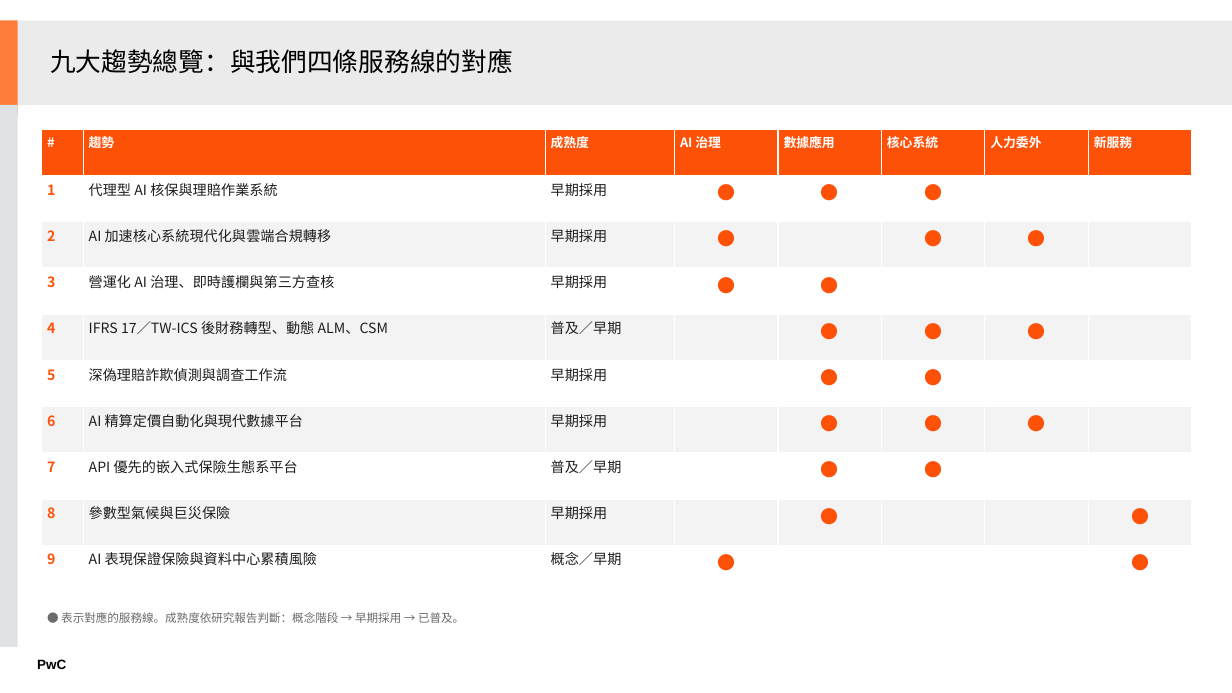
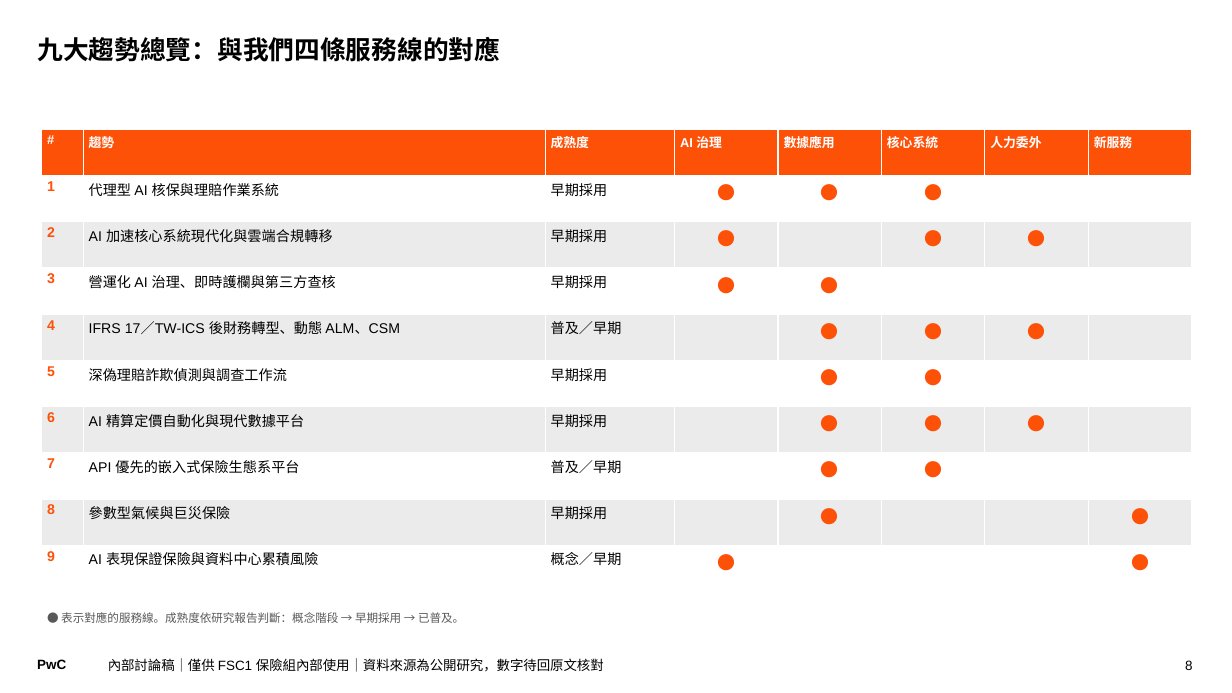
Before and after one commit to Robshao/PwC_FSC1, a slide deck: slide 8 of research/insurtech-2026/保險科技研究_內部討論稿.pptx. Drawn at 1232x693 pixels with LibreOffice and Linux fonts; fonts in the diff are those of the drawing. Boxes give left, top, right and bottom in pixels: in the first picture for what was removed or moved away, otherwise in the second. Text is boxed around its words. In the diff, an @@ line names an element or a change of style, - is before the commit and + after.

```diff
--- a/research/insurtech-2026/保險科技研究_內部討論稿.pptx
+++ b/research/insurtech-2026/保險科技研究_內部討論稿.pptx
@@ rectangle removed at (0,20,18,115) @@
@@ rectangle removed at (18,20,1232,104) @@
@@ title "九大趨勢總覽：與我們四條服務線的對應": place and size @@
-title "九大趨勢總覽：與我們四條服務線的對應" at (50,49,513,73)
+title "九大趨勢總覽：與我們四條服務線的對應" at (37,37,500,62)
@@ title "九大趨勢總覽：與我們四條服務線的對應" at (37,37,500,62): font Noto Sans CJK TC to TeX Gyre Schola, bold on; line spacing 0.85 to 0.9; vertical alignment middle to top @@
@@ rectangle removed at (0,105,18,648) @@
@@ table at (42,129,1192,592) @@
@@ fill #F3F3F3 to #EBEBEB in 32 cells @@
@@ font Noto Sans CJK TC to Arial @@
@@ text colour #1E1E1E to #000000 in "代理型 AI 核保與理賠作業系統", "早期採用", "AI 加速核心系統現代化與雲端合規轉移", "早期採用" and 14 more places @@
@@ font Noto Sans CJK TC to Noto Sans CJK SC in "●", "●", "●", "●" and 18 more places @@
@@ text "● 表示對應的服務線。成熟度依研究報告判斷：概念階段 → 早期採用 → ..." at (61,612,464,623): font Noto Sans CJK TC to Noto Sans CJK SC, text colour #6B6B6B to #595959 @@
@@ text added at (108,658,604,672), 10.5 pt, text #000000 @@
+內部討論稿｜僅供 FSC1 保險組內部使用｜資料來源為公開研究，數字待回原文核對
@@ page number added at (1185,660,1192,670), 10.5 pt, text #000000 @@
+8
```
Also in this commit, not shown: 20 other slides changed, 9 other files.
